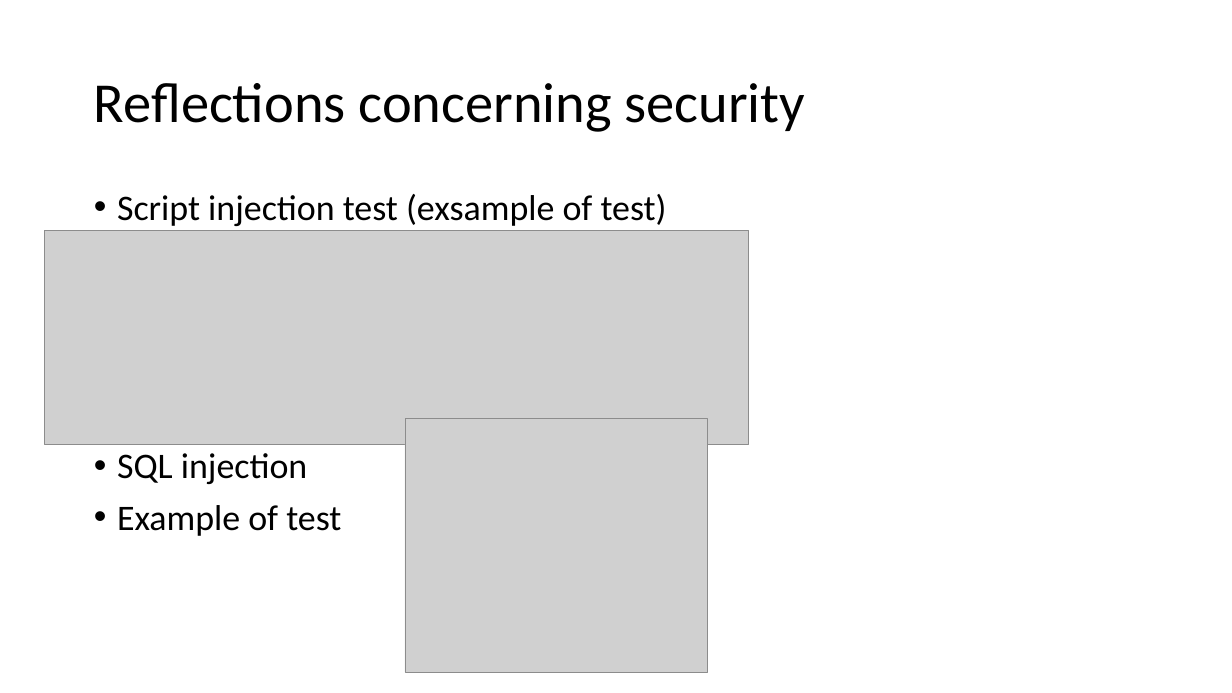
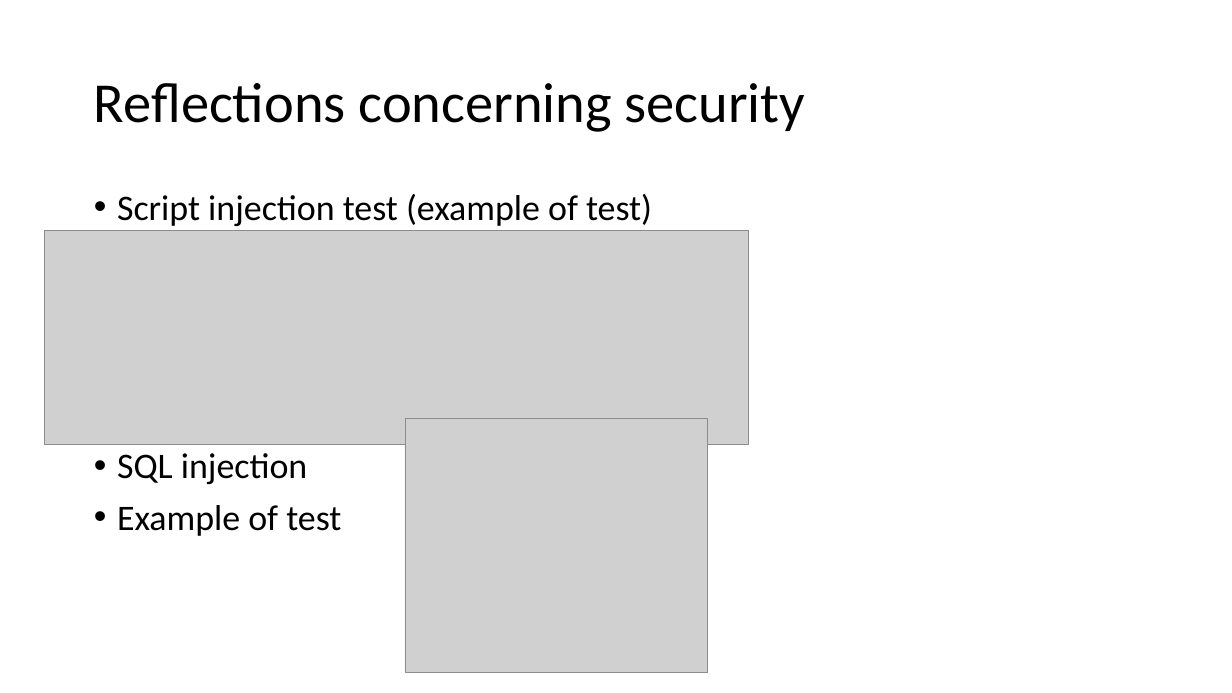
Before and after one commit to jkunnas58/dat250_netbank_fall_2020, a slide deck: slide 23 of Project_report_group_9.pptx. Drawn at 1232x693 pixels with LibreOffice and Linux fonts; fonts in the diff are those of the drawing; grey boxes stand for pictures. Boxes give left, top, right and bottom in pixels: in the first picture for what was removed or moved away, otherwise in the second. Text is boxed around its words. In the diff, an @@ line names an element or a change of style, - is before the commit and + after.

```diff
--- a/Project_report_group_9.pptx
+++ b/Project_report_group_9.pptx
@@ text at (117, 194, 652, 226): text changed @@
-• Script injection test (exsample of test)
+• Script injection test (example of test)
```
Also in this commit, not shown: 7 other slides changed.
